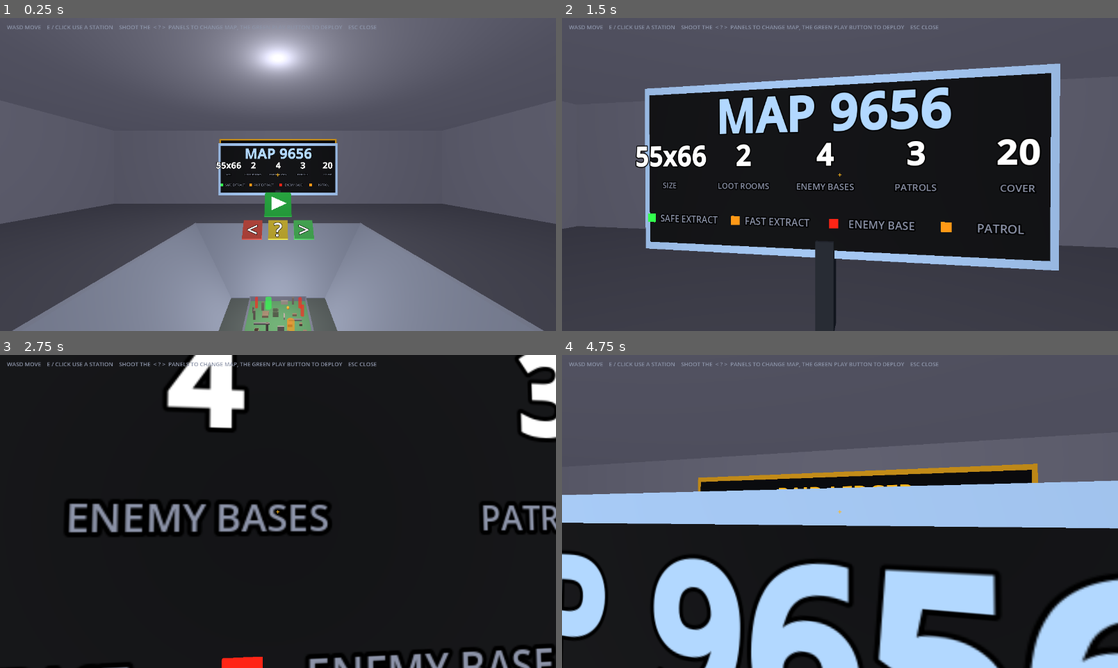
Above: before the commit, frames 1-4 (two rows, left to right).
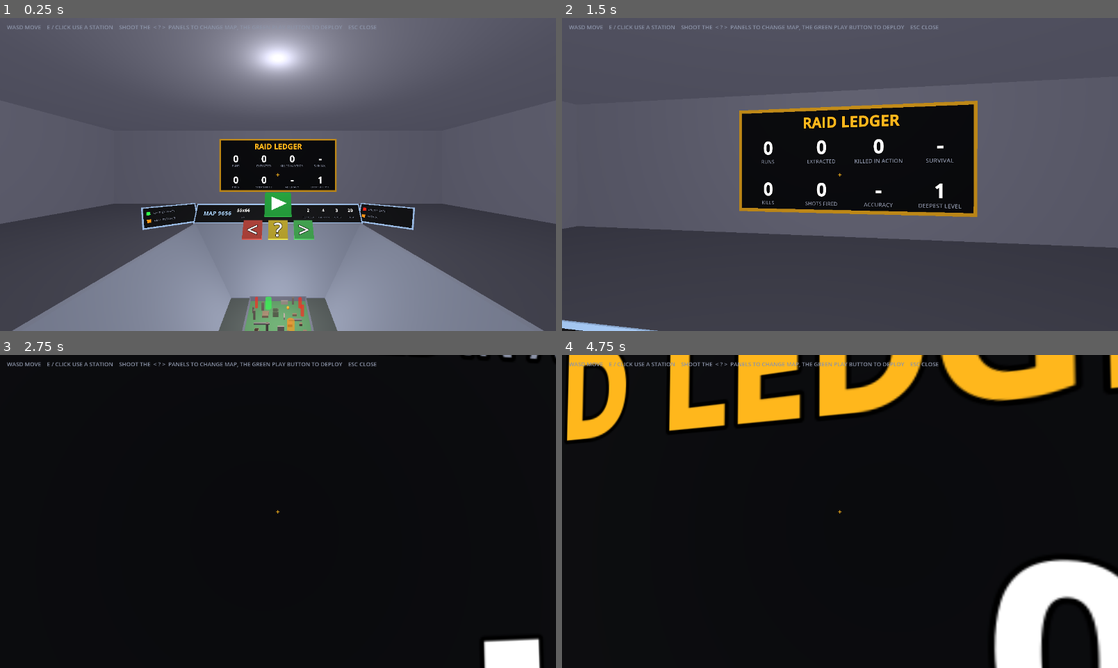
Above: after the commit, the same moments.

Repository: LearnEndlessly/VideoGameFoldr
Game: Godot game, scene res://main.tscn
Two runs of this game, one before a commit and one after it. Both use one fixed random seed, a clock stepped at 60 frames per second and the inputs below.
Inputs (mouse positions are in pixels of both pictures, inside the frame that each line leads up to):
- Up to frame 1 (0.25 s): no input
- Up to frame 2 (1.5 s): tap Enter at 0.5 s; move the mouse to (867, 174) at 0.52 s; hold W from 0.53 s (still down); tap Tab at 0.6 s; click (867, 174) at 0.67 s; tap Space at 0.77 s; move the mouse to (812, 174) at 1.27 s; tap 1 at 1.35 s
- Up to frame 3 (2.75 s): keep holding W; tap Space at 1.52 s; move the mouse to (289, 505) at 2.02 s; tap 2 at 2.1 s
- Up to frame 4 (4.75 s): keep holding W; tap Space at 2.75, 3.02, 3.77, 4.52 s; move the mouse to (834, 517) at 2.77 s; tap E at 2.85 s; click (834, 517) at 2.92 s; move the mouse to (878, 514) at 3.52 s; hold Shift 3.53-4.28 s; move the mouse to (795, 508) at 4.27 s; tap R at 4.35 s

The runs differ from the first frame. In frame 1, 4.2% of the frame differs, in the area x 25-75%, y 40-68%; in frame 2, 33%; in frame 3, 7.8%; in frame 4, 74%, in the area x 0-100%, y 0-100%.

Commit message:
Map display: a low strip wrapped around the back rim of the map with angled wings for the key
Co-Authored-By: Claude Sonnet 5.5 <noreply@anthropic.com>

Diff:
--- a/scripts/hub.gd
+++ b/scripts/hub.gd
@@ -297,43 +297,62 @@
 	return [["SIZE", "%.0fx%.0f" % [d["w"], d["d"]]], ["LOOT ROOMS", str(d["rooms"])], ["ENEMY BASES", str(d["spawners"].size())],
 		["PATROLS", str(d["groups"].size())], ["COVER", str(d["cover"])]]
 
-# A free-standing screen beyond the map, facing the player: the map number, its numbers and a colour key.
+# A low display wrapped around the far edge of the map: a strip along the back rim with the map number and its
+# numbers, and a wing angled toward the player at each end holding the colour key. All tilted to face upward.
 func _add_map_display() -> void:
-	var z := -3.7
-	var cy := 1.8  # centre height of the screen
 	var accent := Color(0.7, 0.85, 1.0)
-	_box(Vector3(0.2, 1.0, 0.2), Vector3(0, 0.5, z), Color(0.15, 0.17, 0.2))  # the stand
-	_box(Vector3(4.6, 2.0, 0.06), Vector3(0, cy, z), accent)  # the frame
-	_box(Vector3(4.4, 1.8, 0.08), Vector3(0, cy, z + 0.02), Color(0.04, 0.045, 0.06))
-	var zf := z + 0.08
-	_map_title = _display_label("", 0.0, 2.4, zf, 130, accent)
+	var back := _display_board(Vector3(0, 0.3, -PIT.y / 2.0 - 0.17), Vector3(-30, 0, 0), Vector2(PIT.x, 0.6), accent)
+	_map_title = _display_label(back, "", -2.0, 0.0, 44, accent)
 	_map_title.font = UIKit.bold()
-	for i in 5:
-		_map_values.append(_display_label("", -1.9 + i * 0.95, 1.95, zf, 80, Color.WHITE))
+	for i in 5:  # clear of the buttons that hover in front of the middle
+		var x: float = [-1.15, 1.0, 1.5, 1.95, 2.4][i]
+		_map_values.append(_display_label(back, "", x, 0.1, 34, Color.WHITE))
 		_map_values[i].font = UIKit.bold()
-		_map_captions.append(_display_label("", -1.9 + i * 0.95, 1.6, zf, 24, UIKit.DIM))
-	var legend := [["SAFE EXTRACT", Color(0.2, 1, 0.3), -1.75], ["FAST EXTRACT", Color(1, 0.6, 0.1), -0.65], ["ENEMY BASE", Color(1, 0.15, 0.1), 0.5], ["PATROL", Color(1, 0.6, 0.1), 1.65]]
-	for e in legend:
-		var swatch := MeshInstance3D.new()
+		_map_captions.append(_display_label(back, "", x, -0.14, 14, UIKit.DIM))
+	var legends := [[-PIT.x / 2.0 - 0.7, 40.0, [["SAFE EXTRACT", Color(0.2, 1, 0.3)], ["FAST EXTRACT", Color(1, 0.6, 0.1)]]],
+		[PIT.x / 2.0 + 0.7, -40.0, [["ENEMY BASE", Color(1, 0.15, 0.1)], ["PATROL", Color(1, 0.6, 0.1)]]]]
+	for w in legends:
+		var wing := _display_board(Vector3(w[0], 0.3, -PIT.y / 2.0 + 0.1), Vector3(-30, w[1], 0), Vector2(1.5, 0.6), accent)
+		for i in 2:
+			var swatch := MeshInstance3D.new()
+			var bm := BoxMesh.new()
+			bm.size = Vector3(0.1, 0.1, 0.01)
+			swatch.mesh = bm
+			swatch.position = Vector3(-0.62, 0.12 - i * 0.24, 0.045)
+			var m := StandardMaterial3D.new()
+			m.albedo_color = w[2][i][1]
+			m.shading_mode = BaseMaterial3D.SHADING_MODE_UNSHADED
+			swatch.material_override = m
+			wing.add_child(swatch)
+			var l := _display_label(wing, w[2][i][0], -0.5, 0.12 - i * 0.24, 22, UIKit.DIM)
+			l.horizontal_alignment = HORIZONTAL_ALIGNMENT_LEFT
+
+# A dark plate with a coloured frame, at `pos` turned by `rot` degrees; returns the node to put labels on.
+func _display_board(pos: Vector3, rot: Vector3, size: Vector2, accent: Color) -> Node3D:
+	var board := Node3D.new()
+	board.position = pos
+	board.rotation_degrees = rot
+	add_child(board)
+	for layer in [[size + Vector2(0.08, 0.08), accent, 0.0], [size, Color(0.04, 0.045, 0.06), 0.01]]:
+		var mesh := MeshInstance3D.new()
 		var bm := BoxMesh.new()
-		bm.size = Vector3(0.1, 0.1, 0.01)
-		swatch.mesh = bm
-		swatch.position = Vector3(e[2] - 0.4, 1.2, zf)
+		bm.size = Vector3(layer[0].x, layer[0].y, 0.04)
+		mesh.mesh = bm
+		mesh.position.z = layer[2]
 		var m := StandardMaterial3D.new()
-		m.albedo_color = e[1]
-		m.shading_mode = BaseMaterial3D.SHADING_MODE_UNSHADED
-		swatch.material_override = m
-		add_child(swatch)
-		_display_label(e[0], e[2] + 0.1, 1.2, zf, 28, UIKit.DIM)
-
-func _display_label(text: String, x: float, y: float, z: float, size: int, color: Color) -> Label3D:
+		m.albedo_color = layer[1]
+		mesh.material_override = m
+		board.add_child(mesh)
+	return board
+
+func _display_label(parent: Node3D, text: String, x: float, y: float, size: int, color: Color) -> Label3D:
 	var l := Label3D.new()
 	l.text = text
 	l.font_size = size
 	l.pixel_size = 0.004
 	l.modulate = color
-	l.position = Vector3(x, y, z)
-	add_child(l)
+	l.position = Vector3(x, y, 0.045)
+	parent.add_child(l)
 	return l
 
 func _update_map_display() -> void:
